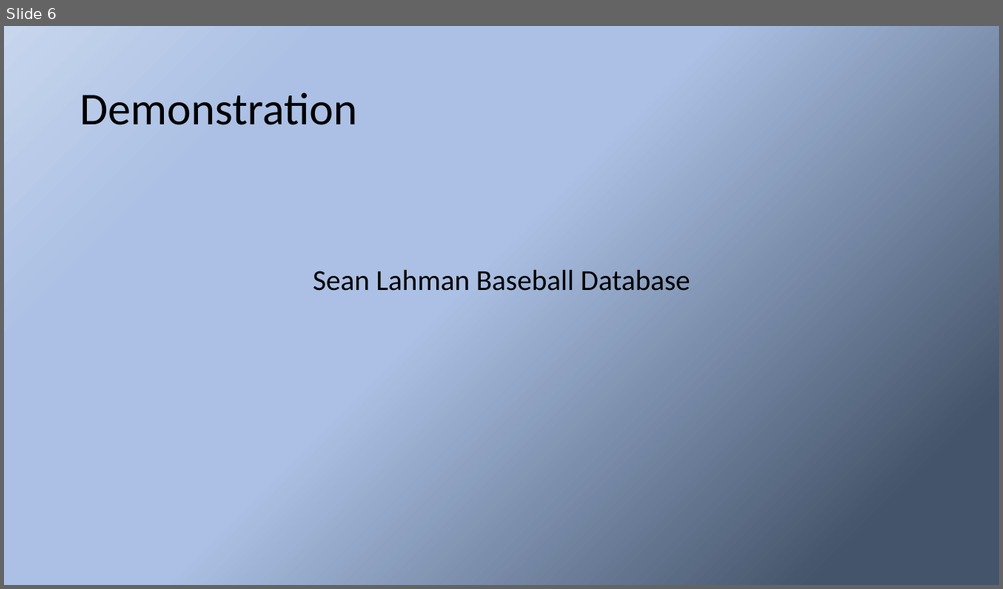
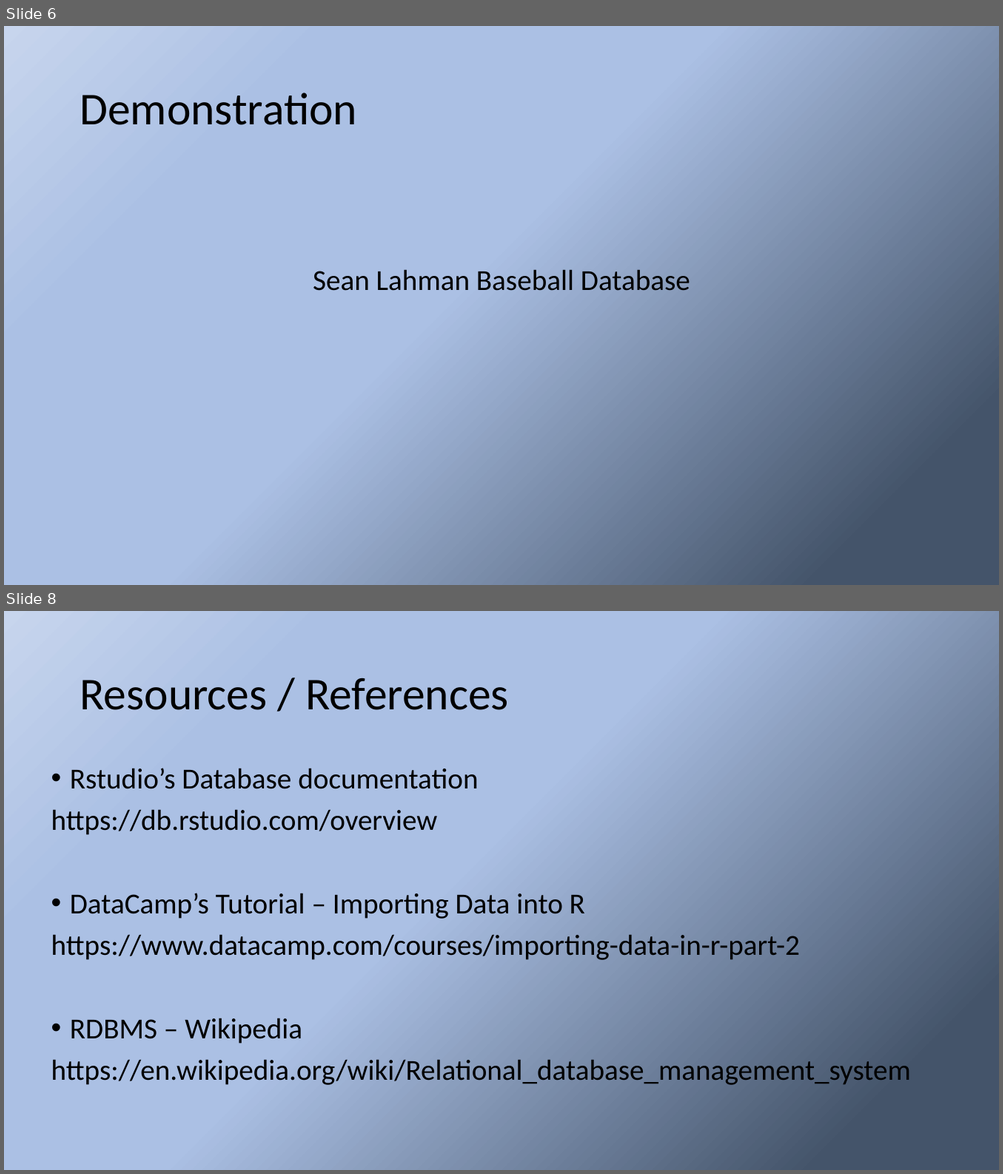
Before and after one commit to JohnKHancock/DATA-607-Data-Acquisition-and-Management, a slide deck: 02_Week Two Assignment/Presentation/Week 2 Presentation DATA607 Fall 18 Relational Databases.pptx. Shown one above the other, each under a label of ours: slide 6 before the commit, slides 6 and 8 after it; the slides between them are not shown. The pictures are 1003x589 and 1003x1174 pixels, drawn with LibreOffice and Linux fonts; fonts in the diff are those of the drawing. Boxes give left, top, right and bottom in pixels: in the first picture for what was removed or moved away, otherwise in the second. Text is boxed around its words. In the diff, an @@ line names an element or a change of style, - is before the commit and + after.

```diff
--- a/02_Week Two Assignment/Presentation/Week 2 Presentation DATA607 Fall 18 Relational Databases.pptx
+++ b/02_Week Two Assignment/Presentation/Week 2 Presentation DATA607 Fall 18 Relational Databases.pptx
@@ slide 8 added at bbox=[4, 611, 999, 1170], background gradient #44546A to #ABC0E4 to #C7D5ED @@
@@ title added at bbox=[79, 678, 509, 710], 44 pt, text #000000 @@
+Resources / References
@@ text added at bbox=[51, 768, 910, 1088], 28 pt, text #000000 @@
+• Rstudio’s Database documentation
+https://db.rstudio.com/overview
+• DataCamp’s Tutorial – Importing Data into R
+https://www.datacamp.com/courses/importing-data-in-r-part-2
+• RDBMS – Wikipedia
+https://en.wikipedia.org/wiki/Relational_database_management_system
```
Also in this commit, not shown: 1 slide changed, 3 other files.
